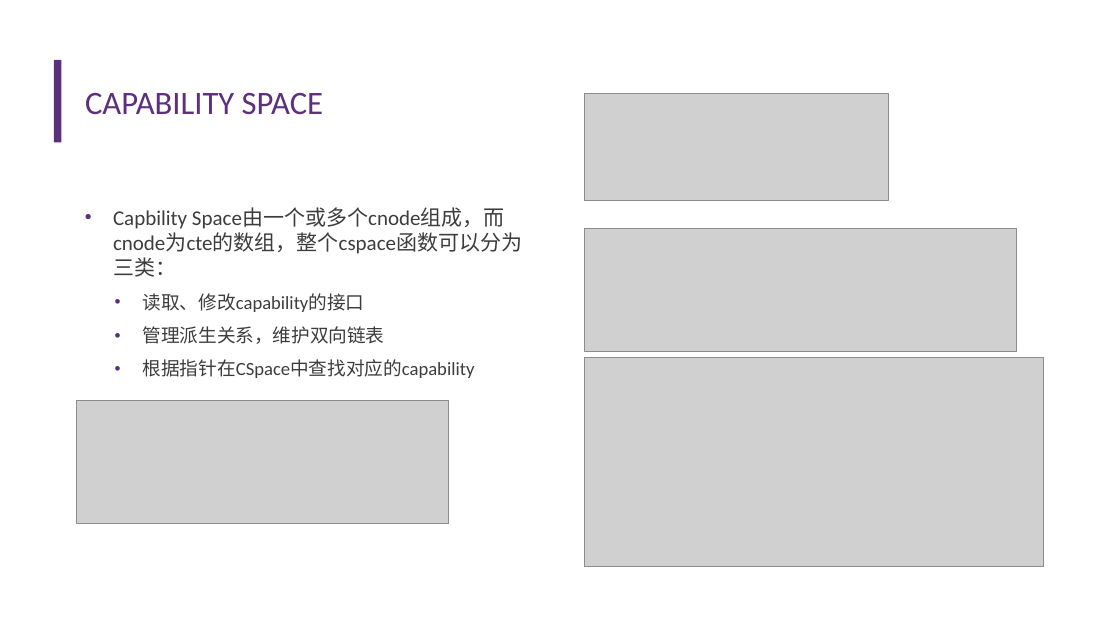
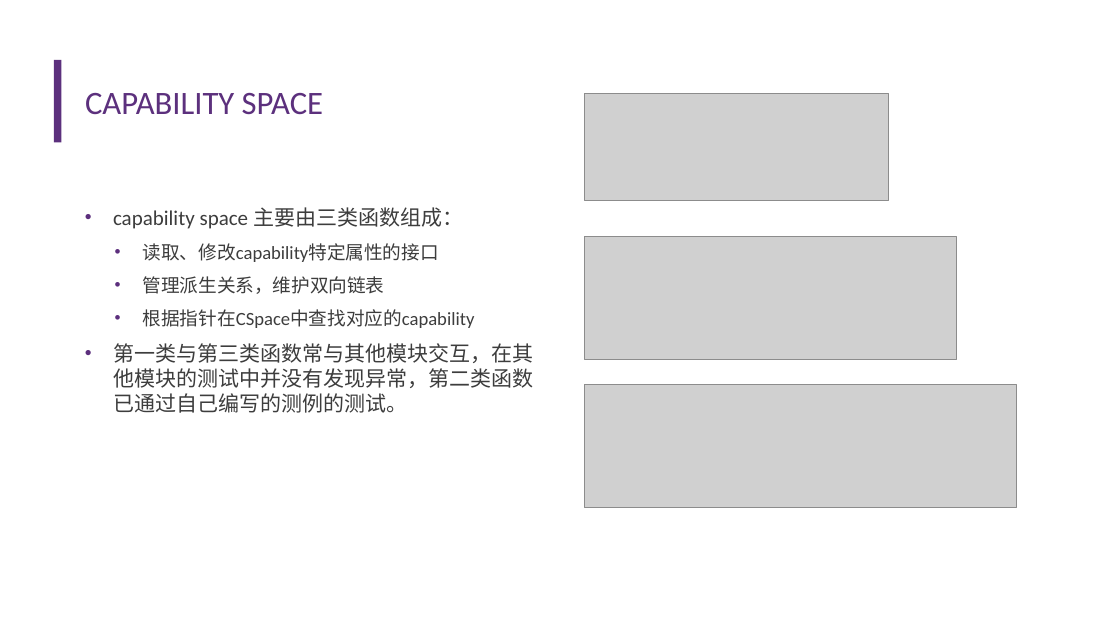
Before and after one commit to llh730/seL4-rust-implement, a slide deck: slide 7 of record/中期答辩——李龙昊.pptx (slide 6 before the commit). Drawn at 1120x630 pixels with LibreOffice and Linux fonts; fonts in the diff are those of the drawing; grey boxes stand for pictures; background and template pictures are left out. Boxes give left, top, right and bottom in pixels: in the first picture for what was removed or moved away, otherwise in the second. Text is boxed around its words. In the diff, an @@ line names an element or a change of style, - is before the commit and + after.

```diff
--- a/record/中期答辩——李龙昊.pptx
+++ b/record/中期答辩——李龙昊.pptx
@@ text at [113,207,463,262]: text changed @@
-• Capbility Space由一个或多个cnode组成，而cnode为cte的数组，整个cspace函数可以分为三类：
-  • 读取、修改capability的接口
+• capability space 主要由三类函数组成：
+  • 读取、修改capability特定属性的接口
@@ picture: place and size @@
-picture at [76,401,449,523]
+picture at [585,237,957,360]
@@ text at [113,343,533,413]: paragraph added @@
+• 第一类与第三类函数常与其他模块交互，在其他模块的测试中并没有发现异常，第二类函数已通过自己编写的测例的测试。
@@ picture removed at [585,358,1044,566] @@
@@ picture: place and size @@
-picture at [585,229,1017,351]
+picture at [585,385,1017,507]
```
Also in this commit, not shown: 5 other slides changed, 3 slides added, 3 other files.
